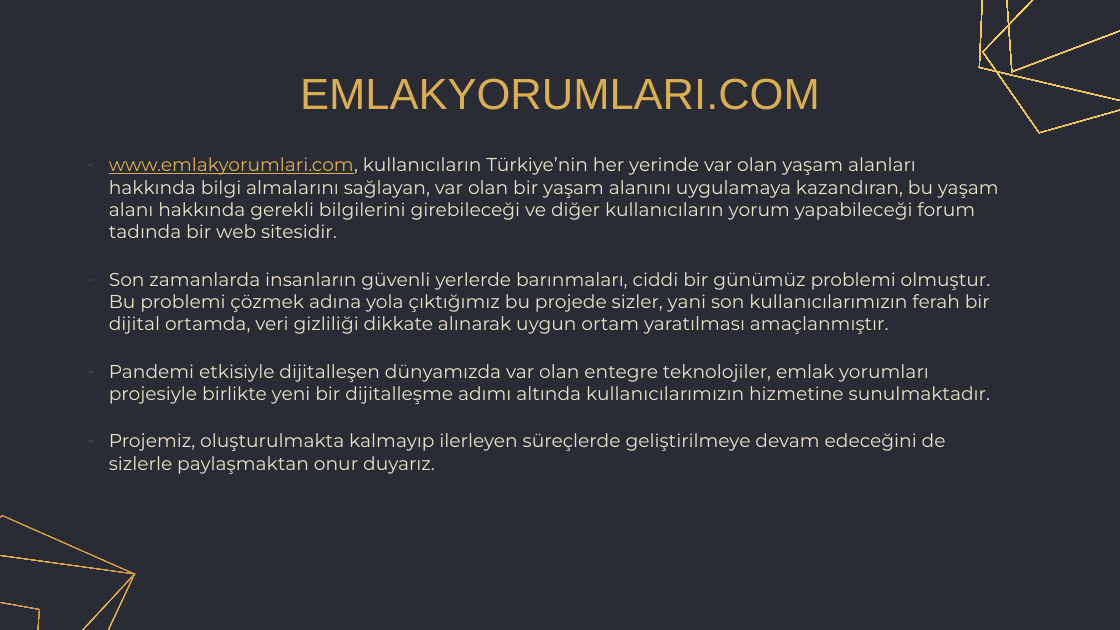
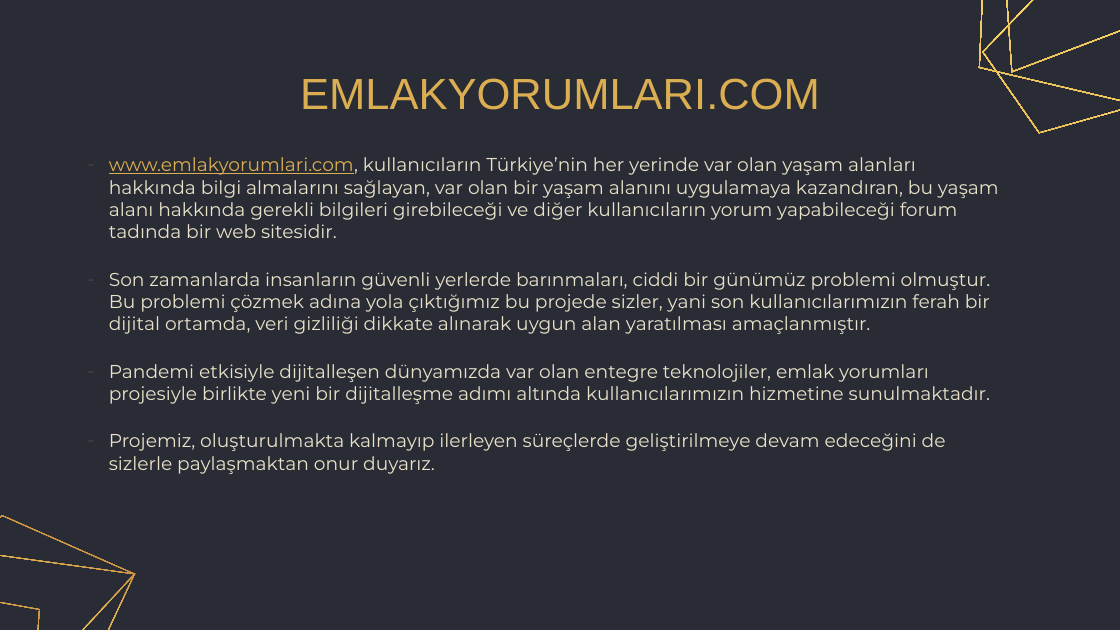
Before and after one commit to cmlblbn/Emlak_Yorumlari.com, a slide deck: slide 2 of Project_presentation/Project_presentation.pptx. Drawn at 1120x630 pixels with LibreOffice and Linux fonts; fonts in the diff are those of the drawing. Boxes give left, top, right and bottom in pixels: in the first picture for what was removed or moved away, otherwise in the second. Text is boxed around its words. In the diff, an @@ line names an element or a change of style, - is before the commit and + after.

```diff
--- a/Project_presentation/Project_presentation.pptx
+++ b/Project_presentation/Project_presentation.pptx
@@ subtitle at (109, 157, 999, 334): text changed @@
-– www.emlakyorumlari.com, kullanıcıların Türkiye’nin her yerinde var olan yaşam alanları hakkında bilgi almalarını sağlayan, var olan bir yaşam alanını uygulamaya kazandıran, bu yaşam alanı hakkında gerekli bilgilerini girebileceği ve diğer kullanıcıların yorum yapabileceği forum tadında bir web sitesidir.
-– Son zamanlarda insanların güvenli yerlerde barınmaları, ciddi bir günümüz problemi olmuştur. Bu problemi çözmek adına yola çıktığımız bu projede sizler, yani son kullanıcılarımızın ferah bir dijital ortamda, veri gizliliği dikkate alınarak uygun ortam yaratılması amaçlanmıştır.
+– www.emlakyorumlari.com, kullanıcıların Türkiye’nin her yerinde var olan yaşam alanları hakkında bilgi almalarını sağlayan, var olan bir yaşam alanını uygulamaya kazandıran, bu yaşam alanı hakkında gerekli bilgileri girebileceği ve diğer kullanıcıların yorum yapabileceği forum tadında bir web sitesidir.
+– Son zamanlarda insanların güvenli yerlerde barınmaları, ciddi bir günümüz problemi olmuştur. Bu problemi çözmek adına yola çıktığımız bu projede sizler, yani son kullanıcılarımızın ferah bir dijital ortamda, veri gizliliği dikkate alınarak uygun alan yaratılması amaçlanmıştır.
```
Also in this commit, not shown: 11 other slides changed.
